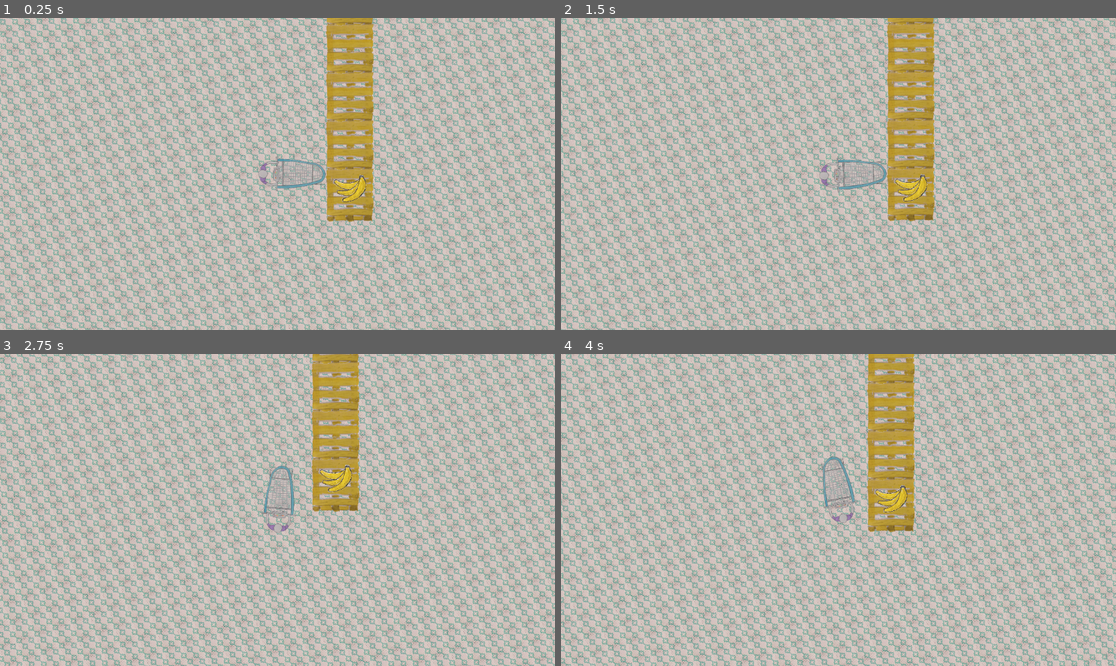
Above: before the commit, frames 1-4 (two rows, left to right).
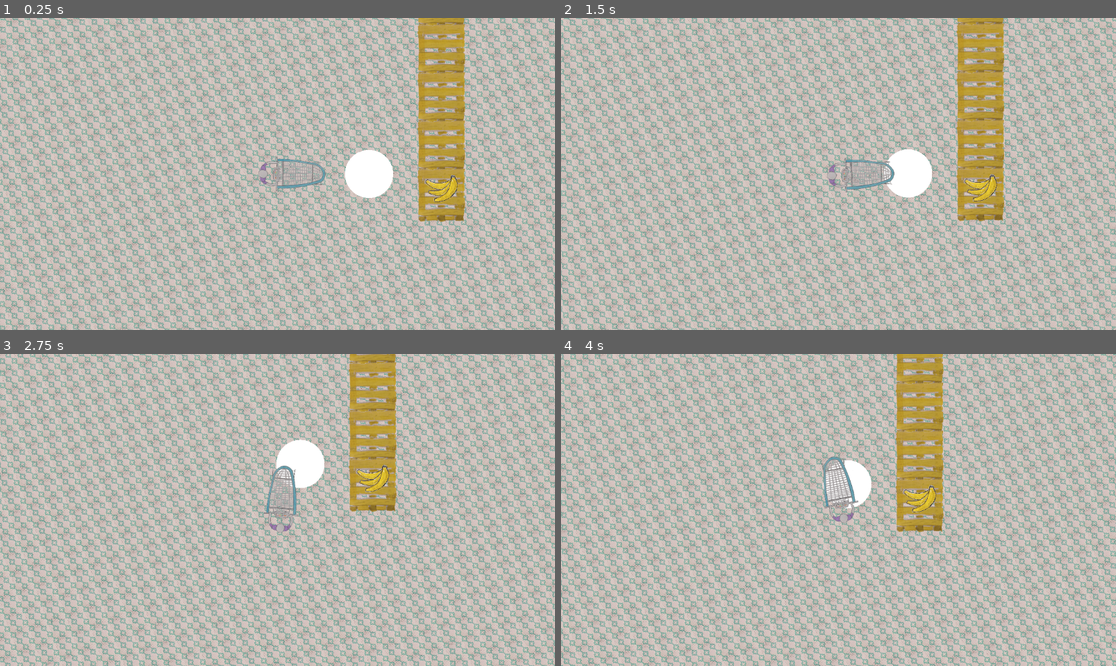
Above: after the commit, the same moments.

Repository: MathieuVavrille/market-drift
Game: Godot game, scene res://main.tscn
The game is run twice, just before and just after one commit, with the same random seed, the same clock (stepped at 60 frames per second) and the same inputs.
Inputs:
- Up to frame 1 (0.25 s): no input
- Up to frame 2 (1.5 s): tap Enter at 0.5 s; hold Right (ui_right) 0.53-1.28 s; hold Ctrl (turn) 0.53-1.28 s; hold Down (ui_down) from 1.28 s (still down); tap Ctrl (turn) at 1.35 s
- Up to frame 3 (2.75 s): release Down (ui_down) at 2.03 s; hold Right (ui_right) from 2.03 s (still down); hold Ctrl (turn) from 2.03 s (still down)
- Up to frame 4 (4 s): release Right (ui_right) at 2.78 s; release Ctrl (turn) at 2.78 s; hold Up (ui_up) 2.78-3.53 s; tap Ctrl (turn) at 2.85 s; hold Left (ui_left) from 3.53 s (still down); hold Ctrl (turn) from 3.53 s (still down)

The runs differ from the first frame. In frame 1, 62% of the frame differs, in the area x 0-100%, y 0-100%; in frame 2, 60%; in frame 3, 41%; in frame 4, 54%.

Commit message:
starting object area

Diff:
--- a/main.tscn
+++ b/main.tscn
@@ -1,8 +1,9 @@
-[gd_scene load_steps=9 format=4 uid="uid://cvp1nbwd8imx"]
+[gd_scene load_steps=10 format=4 uid="uid://cvp1nbwd8imx"]
 
 [ext_resource type="PackedScene" uid="uid://cwsyt8rgai472" path="res://player_cart.tscn" id="1_ig7tw"]
 [ext_resource type="Texture2D" uid="uid://7k72tprm23gm" path="res://assets/market_tiles/ground_tile.png" id="3_lquwl"]
 [ext_resource type="Texture2D" uid="uid://cetg1mrx32spm" path="res://assets/market_tiles/banana.png" id="4_1bvp3"]
+[ext_resource type="PackedScene" uid="uid://cbggpxj780byp" path="res://object_area.tscn" id="5_lquwl"]
 [ext_resource type="Texture2D" uid="uid://dabjcw8mkfdmy" path="res://assets/market_tiles/pallet.png" id="6_7mycd"]
 
 [sub_resource type="TileSetAtlasSource" id="TileSetAtlasSource_5vw27"]
@@ -38,7 +39,10 @@
 tile_map_data = PackedByteArray("AAABAP//AQAAAAAAAAABAAAAAQAAAAAAAAABAP7/AQAAAAAAAAABAPz/AQAAAAAAAAABAP3/AQAAAAAAAAA=")
 tile_set = SubResource("TileSet_4c57u")
 
+[node name="Object" parent="." instance=ExtResource("5_lquwl")]
+
 [node name="PlayerCart" parent="." instance=ExtResource("1_ig7tw")]
+position = Vector2(-19, 0)
 mass = 50.0
 
 [node name="Camera2D" type="Camera2D" parent="PlayerCart"]
--- /dev/null
+++ b/object_area.tscn
@@ -0,0 +1,18 @@
+[gd_scene load_steps=3 format=3 uid="uid://cbggpxj780byp"]
+
+[sub_resource type="SphereMesh" id="SphereMesh_er367"]
+radius = 5.0
+height = 10.0
+
+[sub_resource type="CircleShape2D" id="CircleShape2D_er367"]
+radius = 1.0
+
+[node name="ObjectArea" type="Area2D"]
+collision_layer = 2
+collision_mask = 0
+
+[node name="MeshInstance2D" type="MeshInstance2D" parent="."]
+mesh = SubResource("SphereMesh_er367")
+
+[node name="CollisionShape2D" type="CollisionShape2D" parent="."]
+shape = SubResource("CircleShape2D_er367")
--- a/player_cart.gd
+++ b/player_cart.gd
@@ -5,7 +5,7 @@
 
 var FRICTION_STRENGTH = move_force / max_speed * 10
 
-func _physics_process(delta):
+func _physics_process(_delta):
 	var cart_direction = ($CartMesh.global_position - $PlayerMesh.global_position).normalized()
 	var input_vector = Vector2(
 		Input.get_action_strength("ui_right") - Input.get_action_strength("ui_left"),
@@ -16,12 +16,11 @@
 	apply_central_force(-linear_velocity * FRICTION_STRENGTH)
 	apply_torque(-angular_velocity * 20)
 
-	if input_vector.length() > 0:
+	if input_vector != Vector2.ZERO:
 		if Input.is_action_pressed("turn"):
 			var proj = (input_vector.dot(cart_direction) / cart_direction.length_squared()) * cart_direction
 			var orth = input_vector - proj
 			var cross = input_vector.cross(cart_direction)
-			print(cross)
 			apply_torque(-cross * 2500)
 			var force_position = $PlayerMesh.global_position - global_position
 			apply_force(proj * move_force, force_position)
@@ -33,10 +32,37 @@
 				angle += PI
 			if angle > PI:
 				angle -= PI
-			print(angle * 180 / PI)
 			if abs(angle) < PI/16:
 				apply_torque(angle * 10000)
 			if abs(angle) < PI/2:
 				apply_force(input_vector * move_force, force_position)
 			else:
 				apply_force(input_vector * move_force / 1, force_position)
+	else: # no movement
+		if inside_object != null:
+			apply_central_force(-linear_velocity * 100)
+			apply_torque(-angular_velocity * 1000)
+			if linear_velocity.length() < 0.25 and abs(angular_velocity) < 0.1:
+				linear_velocity = Vector2.ZERO
+				angular_velocity = 0
+
+func is_stopped():
+	return linear_velocity == Vector2.ZERO and angular_velocity == 0
+
+func _process(delta: float) -> void:
+	if inside_object != null and is_stopped():
+		$ProgressBar.visible = true
+		$ProgressBar.value += delta * 50
+		if $ProgressBar.value >= 100:
+			$ProgressBar.value =0.
+			$ProgressBar.visible = false
+			inside_object = null
+	else:
+		$ProgressBar.value =0.
+		$ProgressBar.visible = false
+
+var inside_object = null
+func entered_object(area: Area2D) -> void:
+	inside_object = area
+func object_exited(_area: Area2D) -> void:
+	inside_object = null
--- a/player_cart.tscn
+++ b/player_cart.tscn
@@ -16,6 +16,10 @@
 [sub_resource type="CapsuleShape2D" id="CapsuleShape2D_28ymo"]
 radius = 3.0
 height = 14.0
+
+[sub_resource type="CapsuleShape2D" id="CapsuleShape2D_s7862"]
+radius = 2.0
+height = 8.0
 
 [node name="Player" type="RigidBody2D"]
 mass = 100.0
@@ -40,6 +44,28 @@
 texture = ExtResource("2_s7862")
 
 [node name="Collision" type="CollisionShape2D" parent="."]
+visible = false
 position = Vector2(3, 0)
 rotation = 1.5708
 shape = SubResource("CapsuleShape2D_28ymo")
+
+[node name="ObjectDetector" type="Area2D" parent="."]
+collision_layer = 0
+collision_mask = 2
+
+[node name="CollisionShape2D" type="CollisionShape2D" parent="ObjectDetector"]
+position = Vector2(3, 0)
+rotation = 1.5708
+shape = SubResource("CapsuleShape2D_s7862")
+
+[node name="ProgressBar" type="ProgressBar" parent="."]
+offset_left = -4.0
+offset_top = -7.0
+offset_right = 36.0
+offset_bottom = 20.0
+scale = Vector2(0.25, 0.25)
+step = 0.001
+allow_greater = true
+
+[connection signal="area_entered" from="ObjectDetector" to="." method="entered_object"]
+[connection signal="area_exited" from="ObjectDetector" to="." method="object_exited"]
--- a/project.godot
+++ b/project.godot
@@ -26,6 +26,7 @@
 [layer_names]
 
 2d_physics/layer_1="collisions"
+2d_physics/layer_2="objects"
 
 [rendering]
 
Not shown: 1 places in player_cart.tscn that only renumber resources
